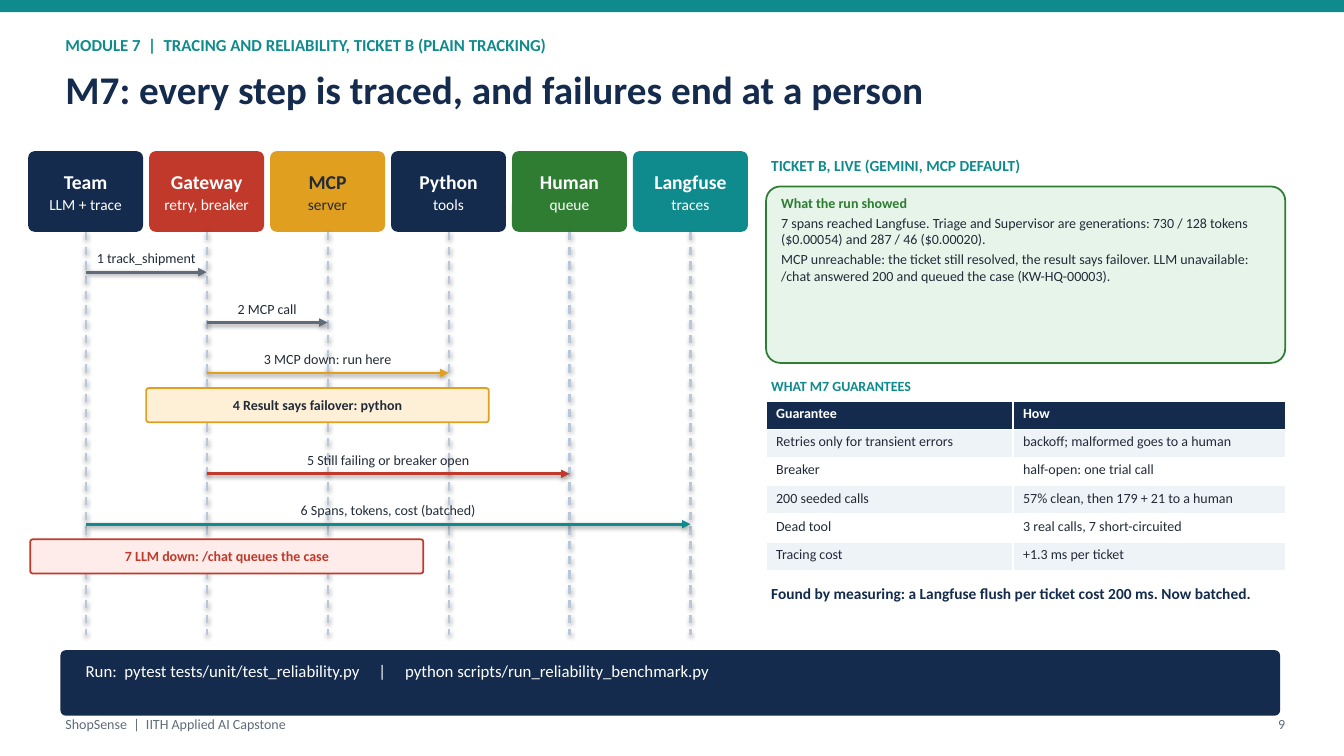
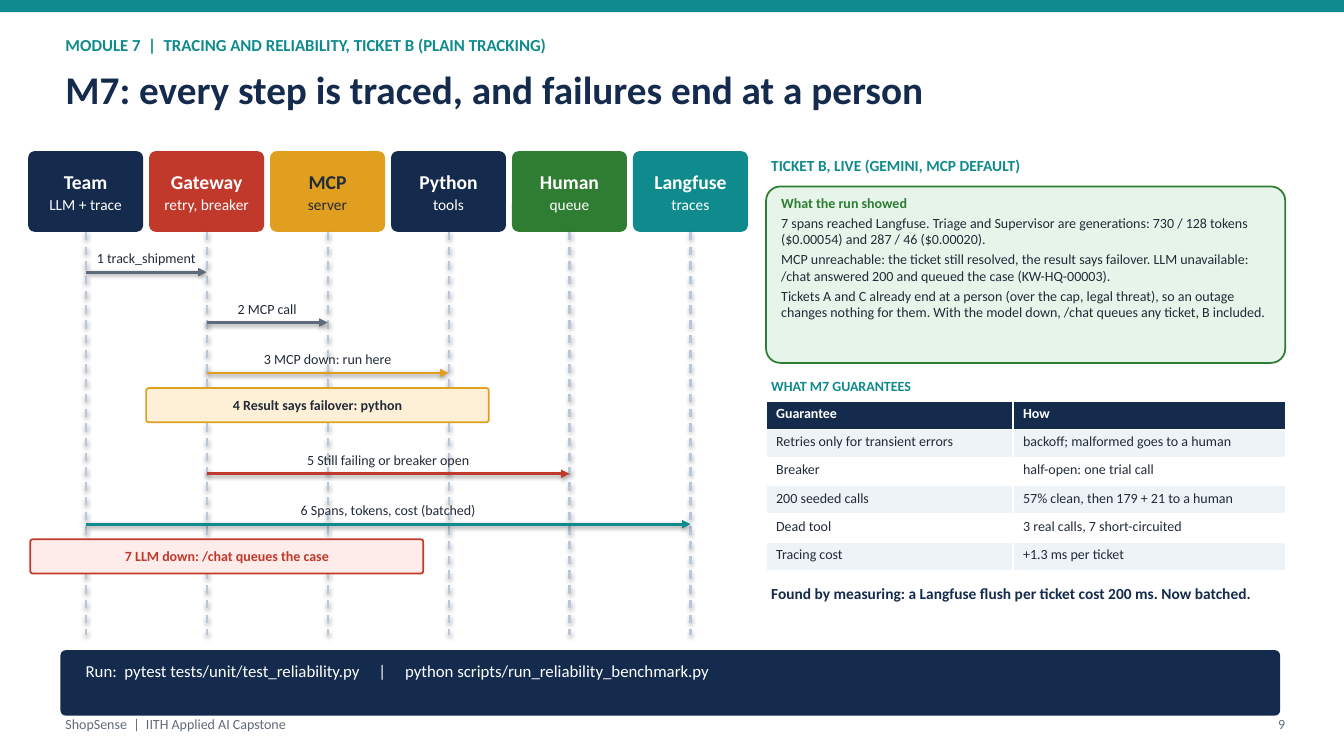
Before and after one commit to abhraj786/iith-ai-capstone-shopsense, a slide deck: slide 9 of docs/deck/iith-ai-capstone-shopsense.pptx. Drawn at 1344x756 pixels with LibreOffice and Linux fonts; fonts in the diff are those of the drawing. Boxes give left, top, right and bottom in pixels: in the first picture for what was removed or moved away, otherwise in the second. Text is boxed around its words. In the diff, an @@ line names an element or a change of style, - is before the commit and + after.

Commit message:
Deck: show tickets B and C on M1, M2, M3 slides and fill the M7 box

```diff
--- a/docs/deck/iith-ai-capstone-shopsense.pptx
+++ b/docs/deck/iith-ai-capstone-shopsense.pptx
@@ text at bbox=[781, 291, 1265, 320]: paragraph added @@
+Tickets A and C already end at a person (over the cap, legal threat), so an outage changes nothing for them. With the model down, /chat queues any ticket, B included.
```
Also in this commit, not shown: 3 other slides changed, 1 other file.
